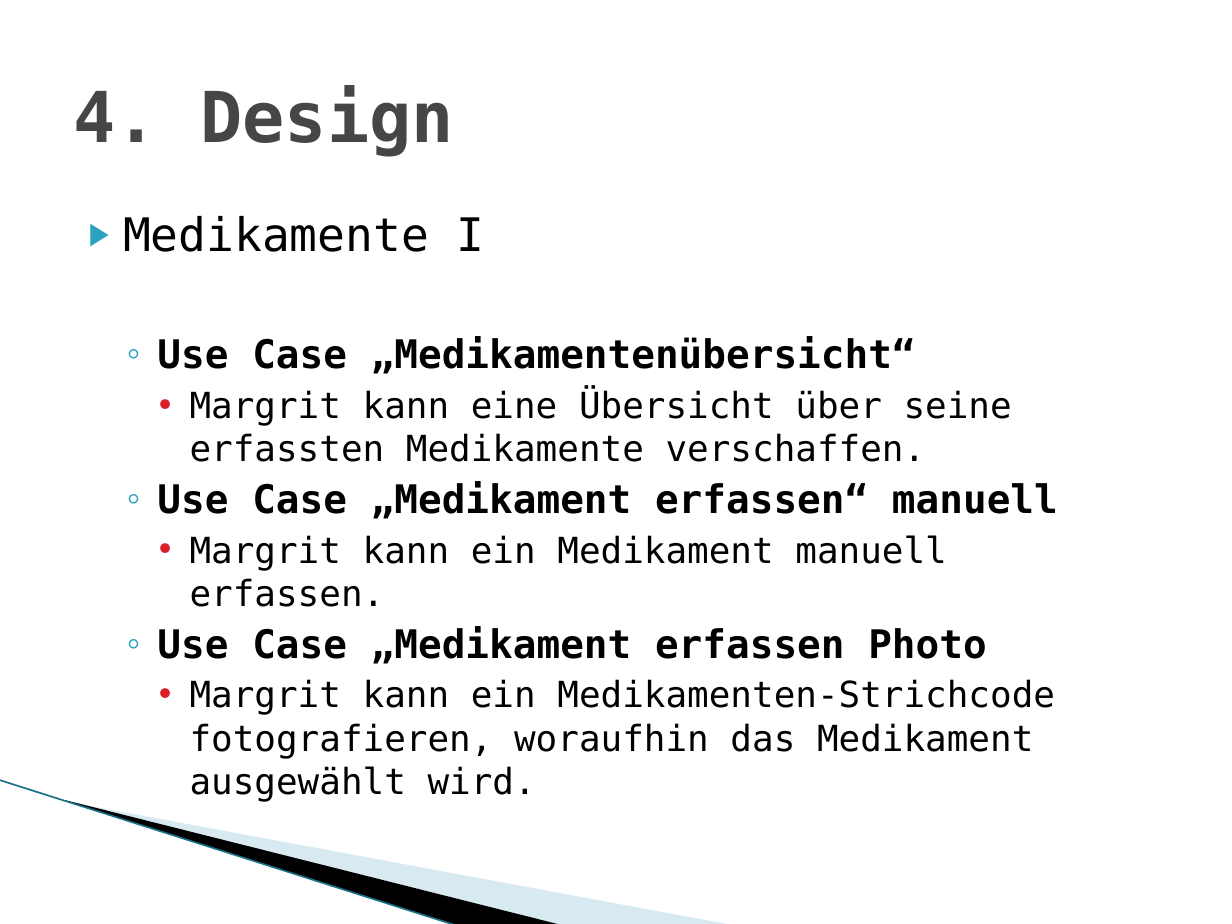
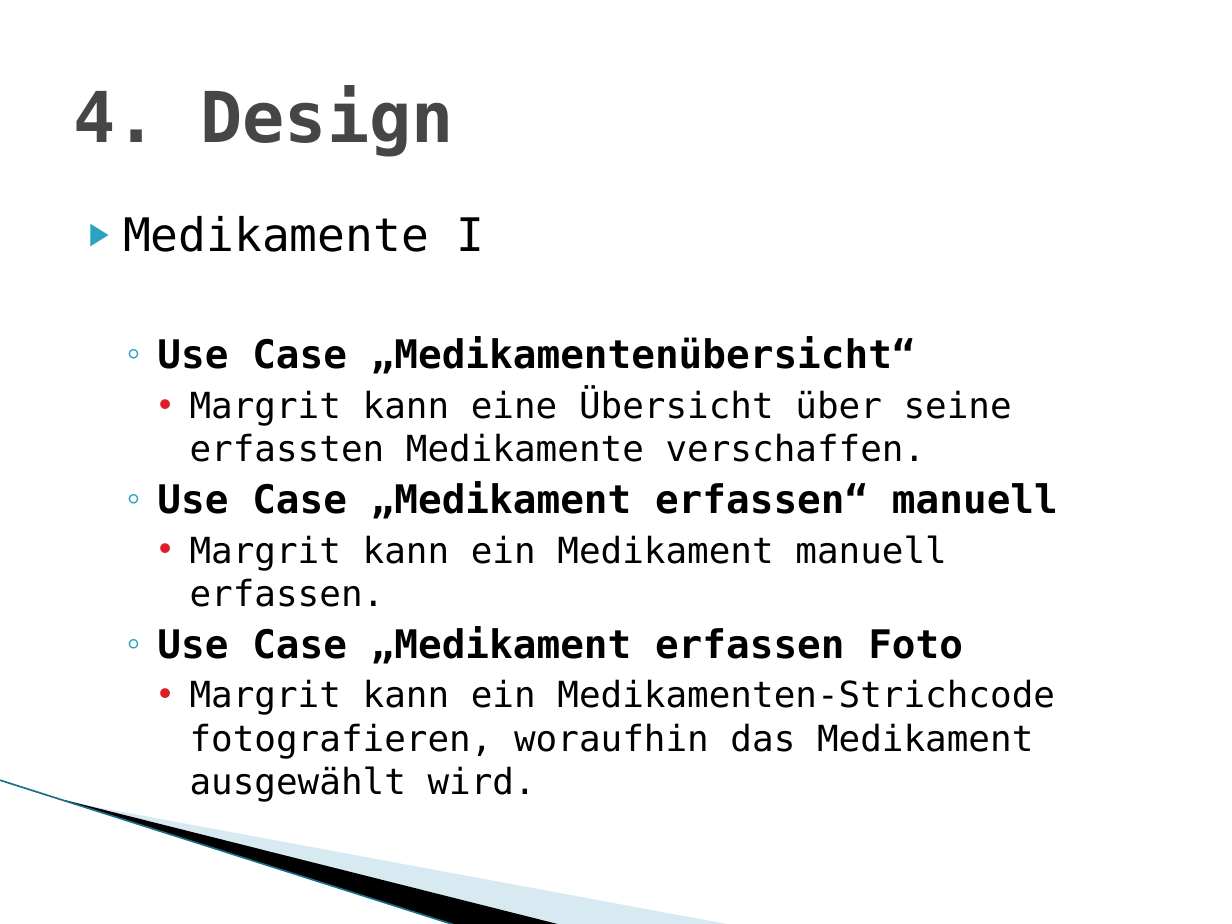
Before and after one commit to MarwinPhilips/ch.bfh.btx8081.w2015.schwarz, a slide deck: slide 11 of Documents/Task 3/Task 03 Design Thinking.pptx. Drawn at 1232x924 pixels with LibreOffice and Linux fonts; fonts in the diff are those of the drawing; background and template pictures are left out. Boxes give left, top, right and bottom in pixels: in the first picture for what was removed or moved away, otherwise in the second. Text is boxed around its words. In the diff, an @@ line names an element or a change of style, - is before the commit and + after.

```diff
--- a/Documents/Task 3/Task 03 Design Thinking.pptx
+++ b/Documents/Task 3/Task 03 Design Thinking.pptx
@@ text at [157, 626, 963, 664]: text changed @@
-  ◦ Use Case „Medikament erfassen Photo
+  ◦ Use Case „Medikament erfassen Foto
```
Also in this commit, not shown: 1 other slide changed, 4 other files.
